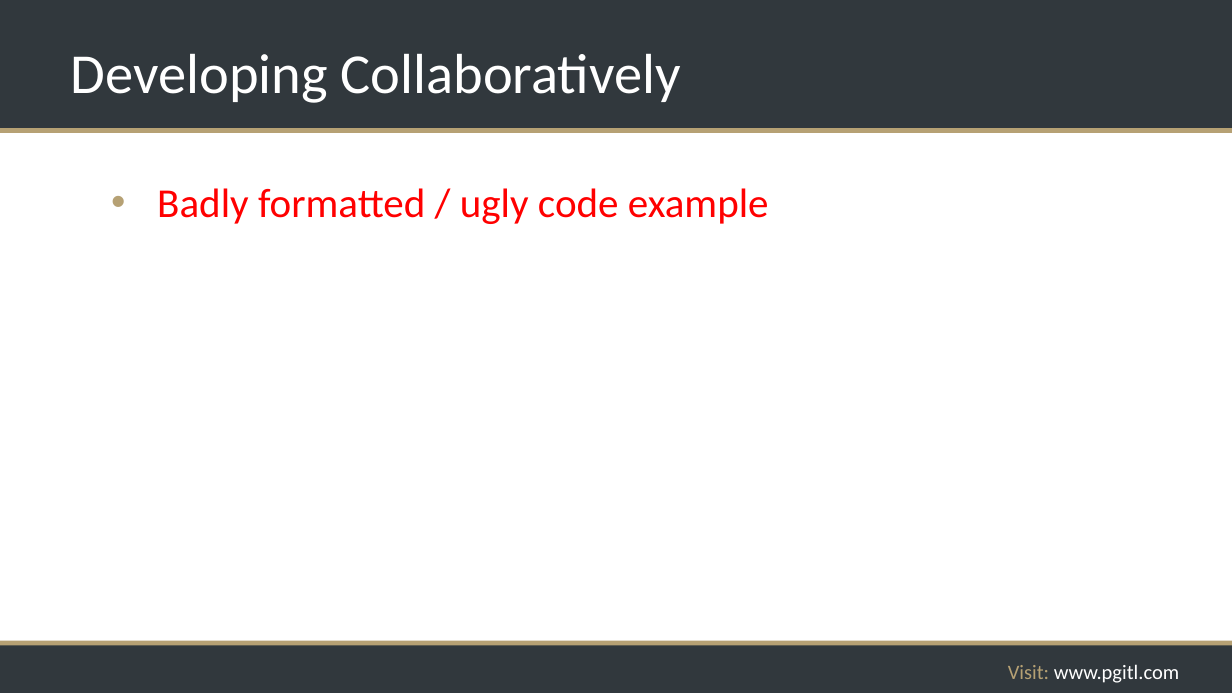
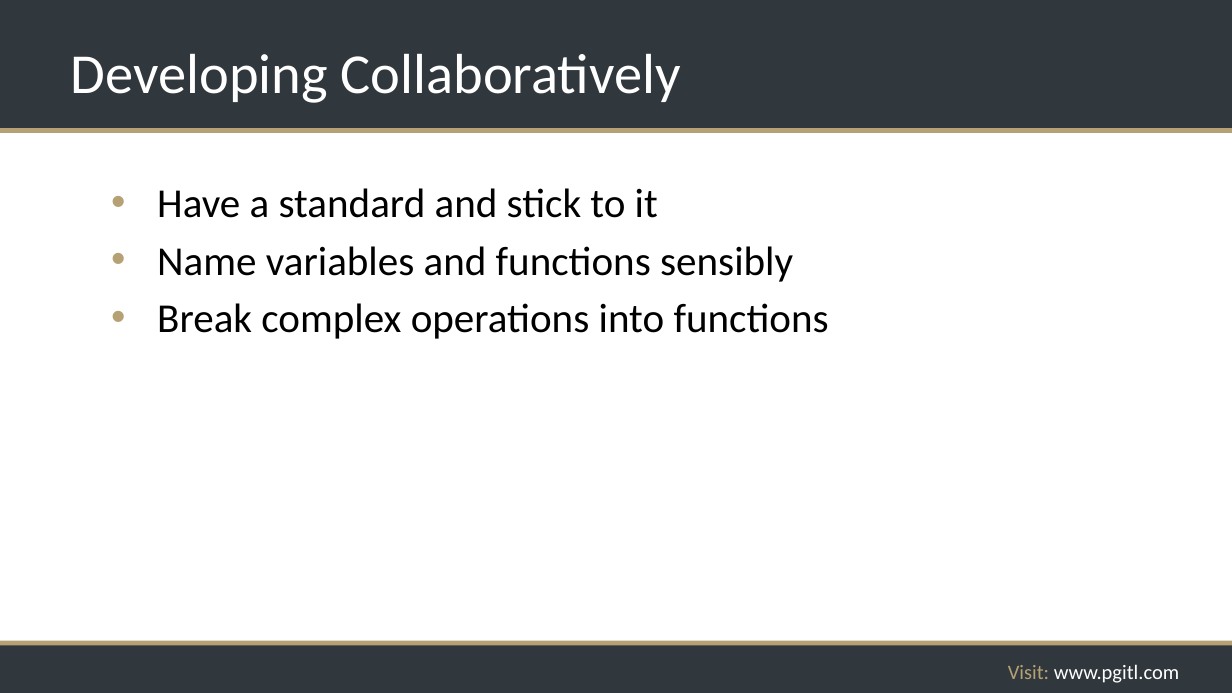
Before and after one commit to rikkouri/project-a, a slide deck: slide 222 of Programming Foundations.pptx (slide 220 before the commit). Drawn at 1232x693 pixels with LibreOffice and Linux fonts; fonts in the diff are those of the drawing; background and template pictures are left out. Boxes give left, top, right and bottom in pixels: in the first picture for what was removed or moved away, otherwise in the second. Text is boxed around its words. In the diff, an @@ line names an element or a change of style, - is before the commit and + after.

```diff
--- a/Programming Foundations.pptx
+++ b/Programming Foundations.pptx
@@ text at [157, 188, 829, 339]: text changed; text colour #FF0000 to #000000 @@
-• Badly formatted / ugly code example
+• Have a standard and stick to it
+• Name variables and functions sensibly
+• Break complex operations into functions
```
Also in this commit, not shown: 3 other slides changed, 2 slides added, 2 other files.
